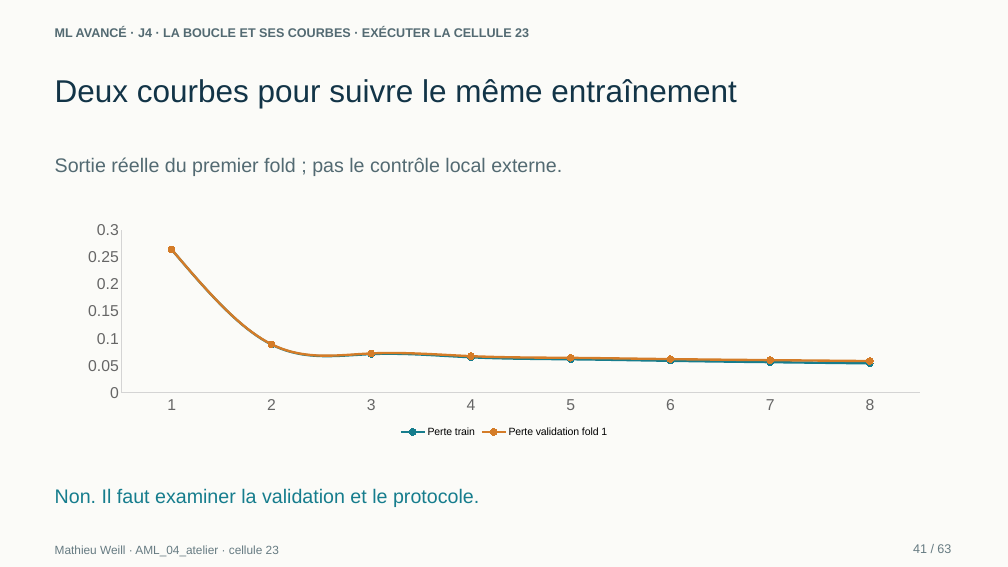
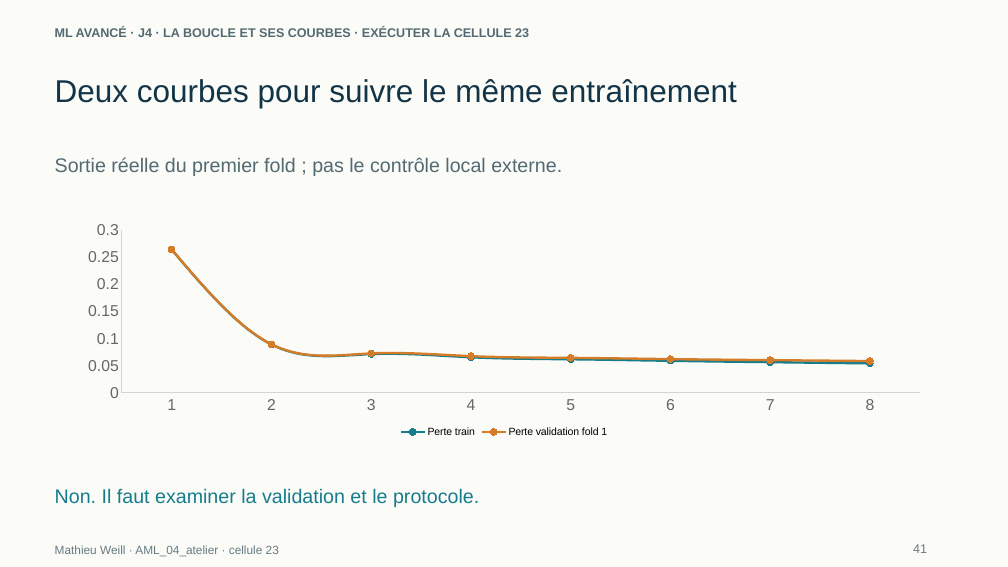
Before and after one commit to MathieuDWeill/ai-course-student, a slide deck: slide 49 of slides/ML_Avance_J4_Visuel_Etudiant.pptx (slide 41 before the commit). Drawn at 1008x567 pixels with LibreOffice and Linux fonts; fonts in the diff are those of the drawing. Boxes give left, top, right and bottom in pixels: in the first picture for what was removed or moved away, otherwise in the second. Text is boxed around its words. In the diff, an @@ line names an element or a change of style, - is before the commit and + after.

```diff
--- a/slides/ML_Avance_J4_Visuel_Etudiant.pptx
+++ b/slides/ML_Avance_J4_Visuel_Etudiant.pptx
@@ text at (913,544,927,553): text changed @@
-41 / 63
+41
```
Also in this commit, not shown: 62 other slides changed, 8 slides added, 4 other files.
